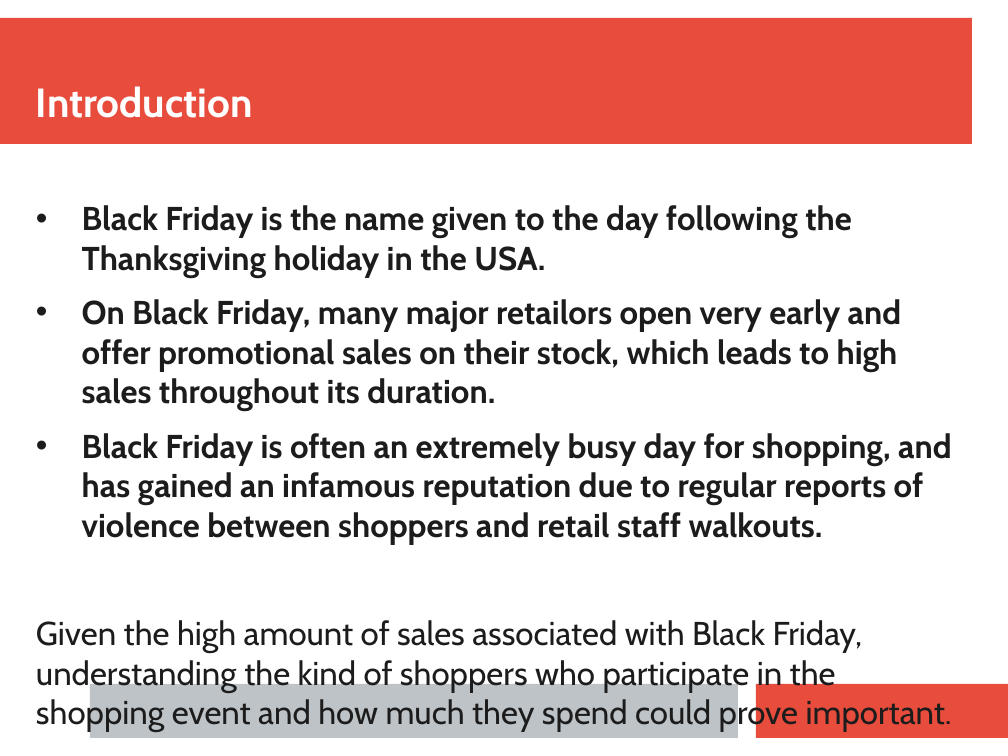
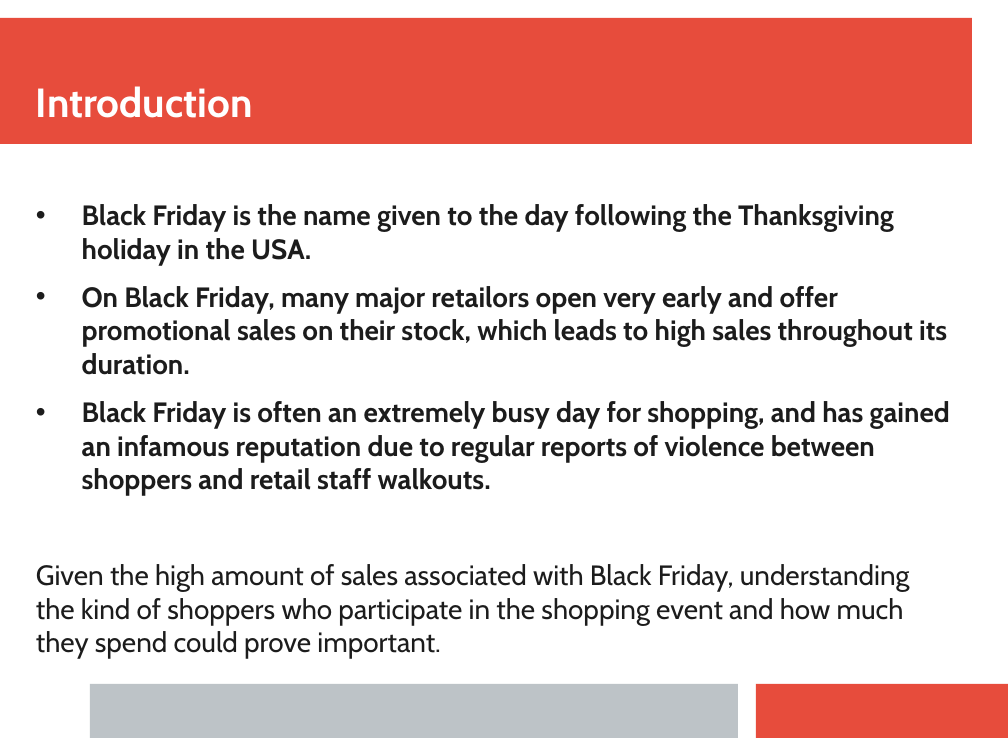
Before and after one commit to tim-kirkbride/BayesianAssignment, a slide deck: slide 2 of Presentation.pptx. Drawn at 1008x756 pixels with LibreOffice and Linux fonts; fonts in the diff are those of the drawing. Boxes give left, top, right and bottom in pixels: in the first picture for what was removed or moved away, otherwise in the second. Text is boxed around its words. In the diff, an @@ line names an element or a change of style, - is before the commit and + after.

```diff
--- a/Presentation.pptx
+++ b/Presentation.pptx
@@ text "Black Friday is the name ..." at (36,204,950,659): size 26 to 22 pt @@
```
Also in this commit, not shown: 4 other slides changed, 6 slides added, 1 slide removed, 1 other file.
